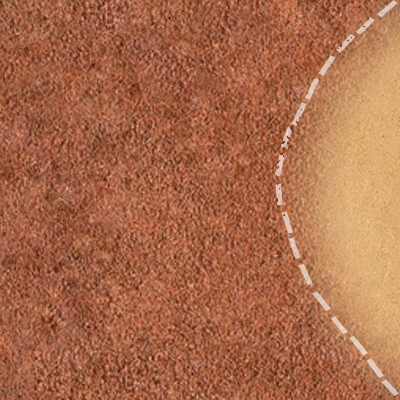
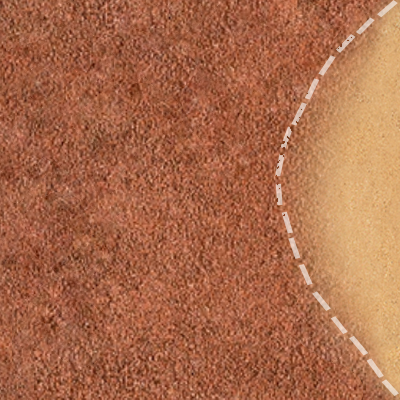
Revision of a layered 400×400 image; what changed, layer by layer:
painted on "Слой 2" over bbox(353, 0, 400, 400)
